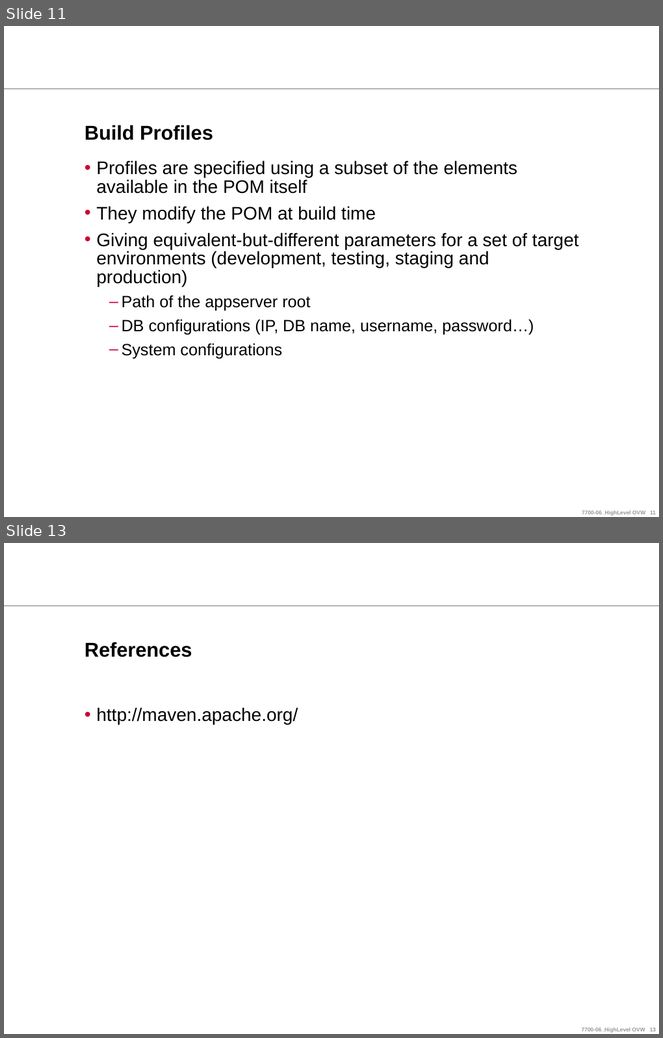
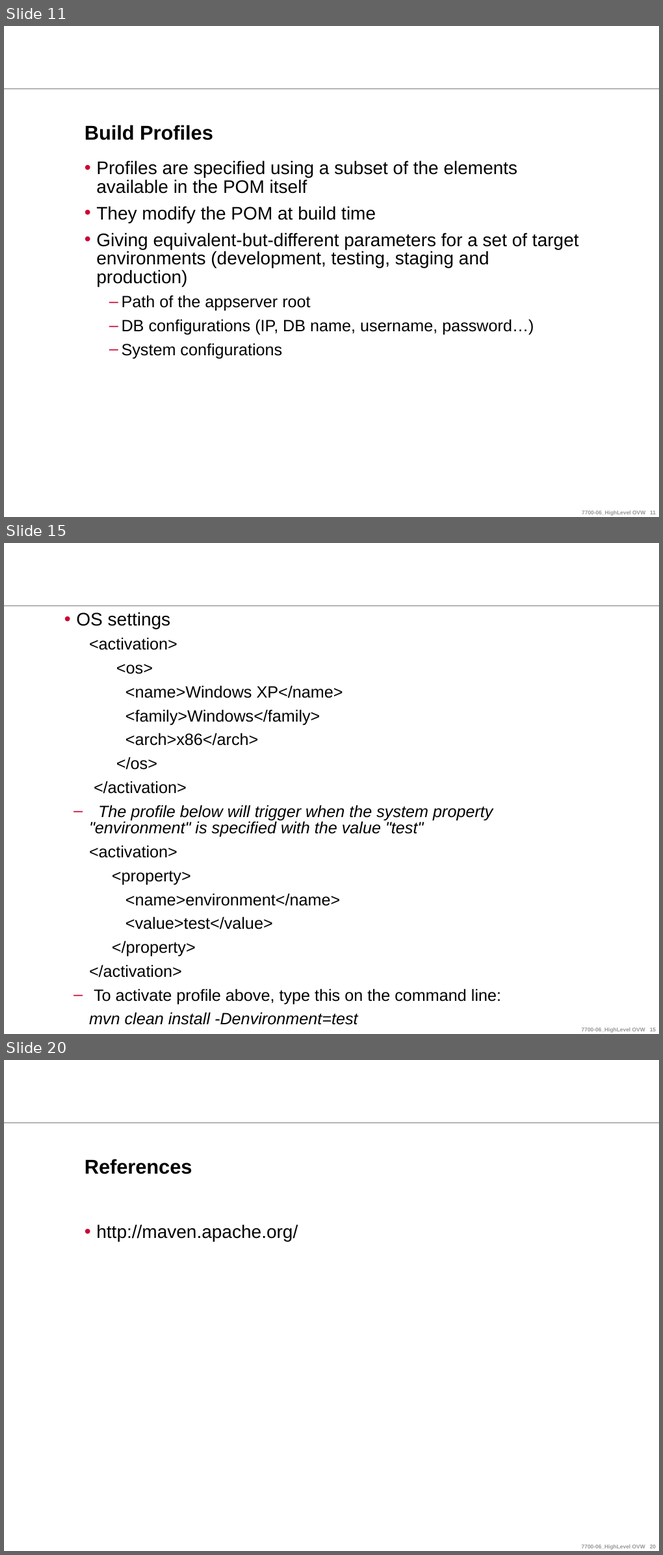
Before and after one commit to ndlongit/longnd-data, a slide deck: Document/Tutorial/[Presentation] Maven.ppt. Shown one above the other, each under a label of ours: slides 11 and 13 before the commit, slides 11, 15 and 20 after it; the slides between them are not shown. The pictures are 663x1038 and 663x1555 pixels, drawn with LibreOffice and Linux fonts; fonts in the diff are those of the drawing; background and template pictures are left out. Boxes give left, top, right and bottom in pixels: in the first picture for what was removed or moved away, otherwise in the second. Text is boxed around its words. In the diff, an @@ line names an element or a change of style, - is before the commit and + after.

```diff
--- a/Document/Tutorial/[Presentation] Maven.ppt
+++ b/Document/Tutorial/[Presentation] Maven.ppt
@@ slide 15 added at bbox=[4, 543, 659, 1034], background #FFFFFF; not listed: 2 template elements that a slide beside it also shows @@
@@ text added at bbox=[76, 612, 501, 1025], 18 pt, text #000000 @@
+• OS settings
+  <activation>
+  <os>
+  <name>Windows XP</name>
+  <family>Windows</family>
+  <arch>x86</arch>
+  </os>
+  </activation>
+  – The profile below will trigger when the system property "environment" is specified with the value "test"
+  <activation>
+  <property>
+  <name>environment</name>
+  <value>test</value>
+  </property>
+  </activation>
+  – To activate profile above, type this on the command line:
+  mvn clean install -Denvironment=test
@@ what was slide 13 is now slide 20 @@
```
Also in this commit, not shown: 1 slide changed, 6 other slides added.
